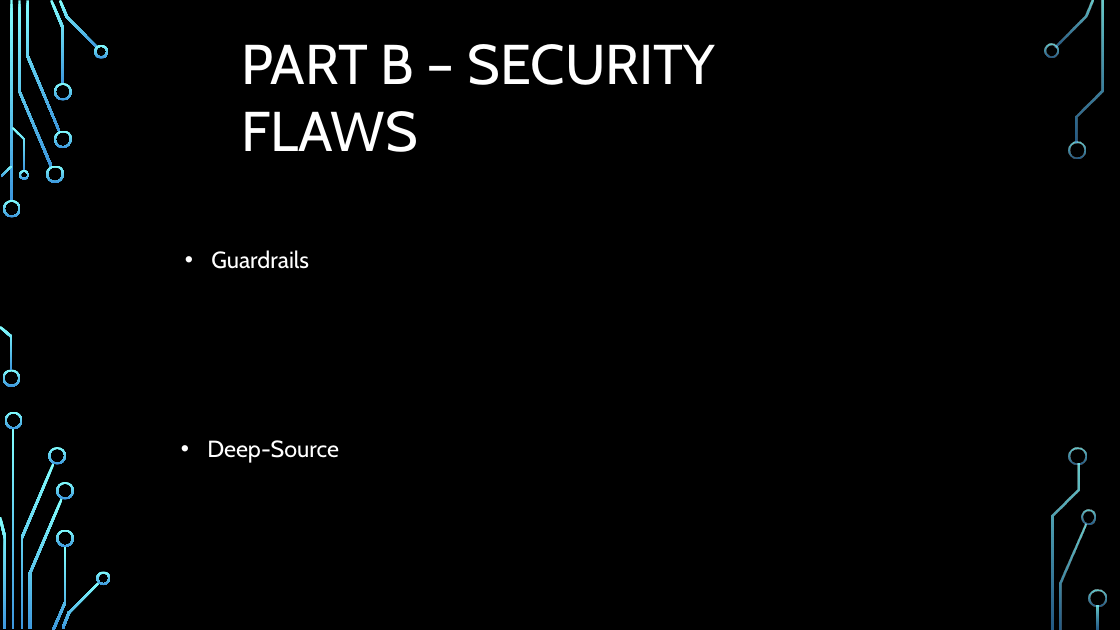
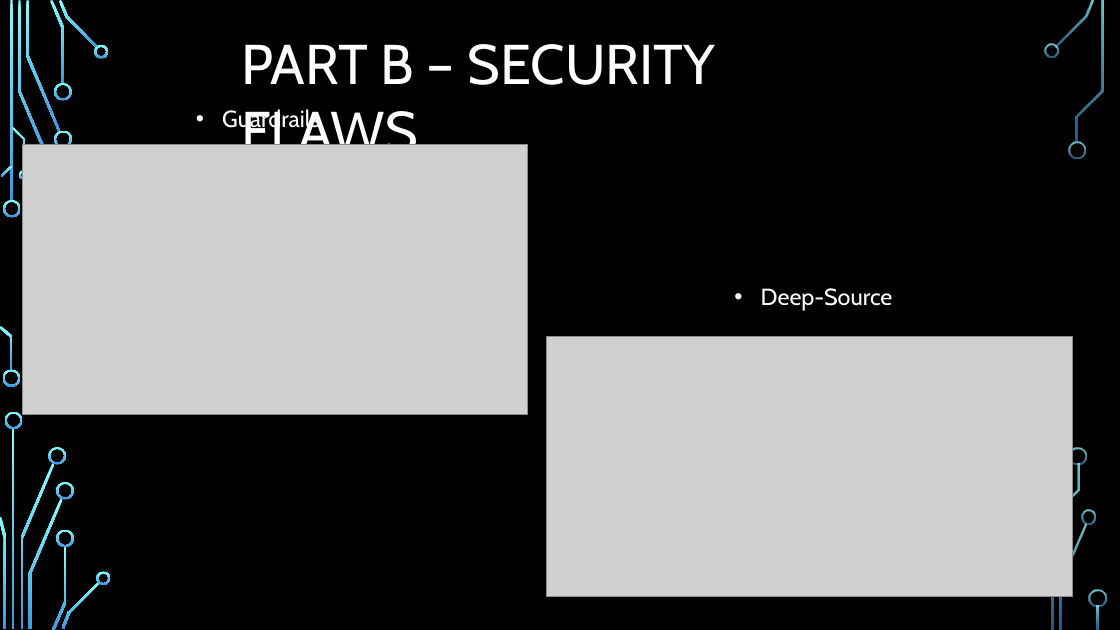
Before and after one commit to jakebolger/AS2repo, a slide deck: slide 5 of Presentation1.pptx (slide 3 before the commit). Drawn at 1120x630 pixels with LibreOffice and Linux fonts; fonts in the diff are those of the drawing; grey boxes stand for pictures; background and template pictures are left out. Boxes give left, top, right and bottom in pixels: in the first picture for what was removed or moved away, otherwise in the second. Text is boxed around its words. In the diff, an @@ line names an element or a change of style, - is before the commit and + after.

```diff
--- a/Presentation1.pptx
+++ b/Presentation1.pptx
@@ text "Guardrails" rewrapped from box(211, 250, 309, 269) to box(222, 109, 320, 133) @@
@@ picture added at box(23, 145, 528, 414) @@
@@ freeform shape removed at box(46, 166, 64, 183) @@
@@ text "Deep-Source": place and size @@
-text "Deep-Source" at box(207, 440, 339, 463)
+text "Deep-Source" at box(761, 288, 893, 311)
@@ picture added at box(546, 337, 1073, 597) @@
```
Also in this commit, not shown: 4 other slides changed, 2 slides added, 5 other files.
